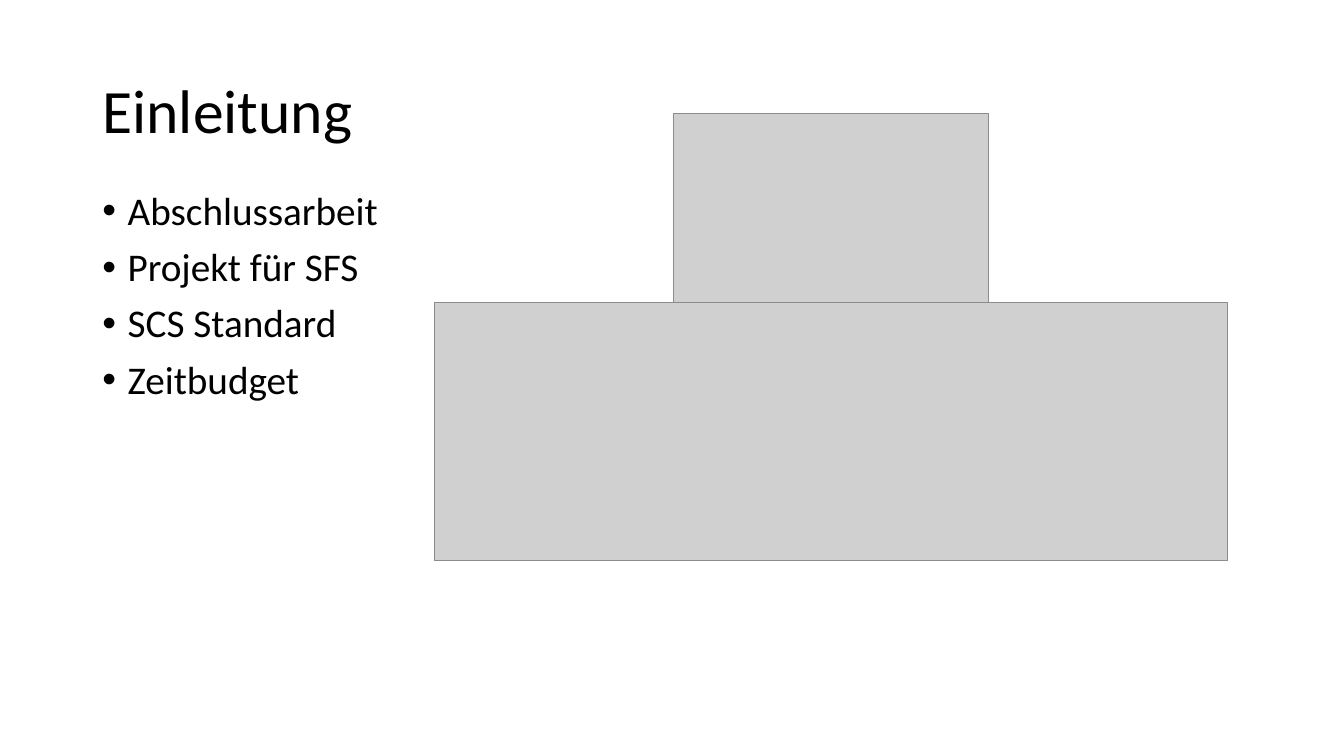
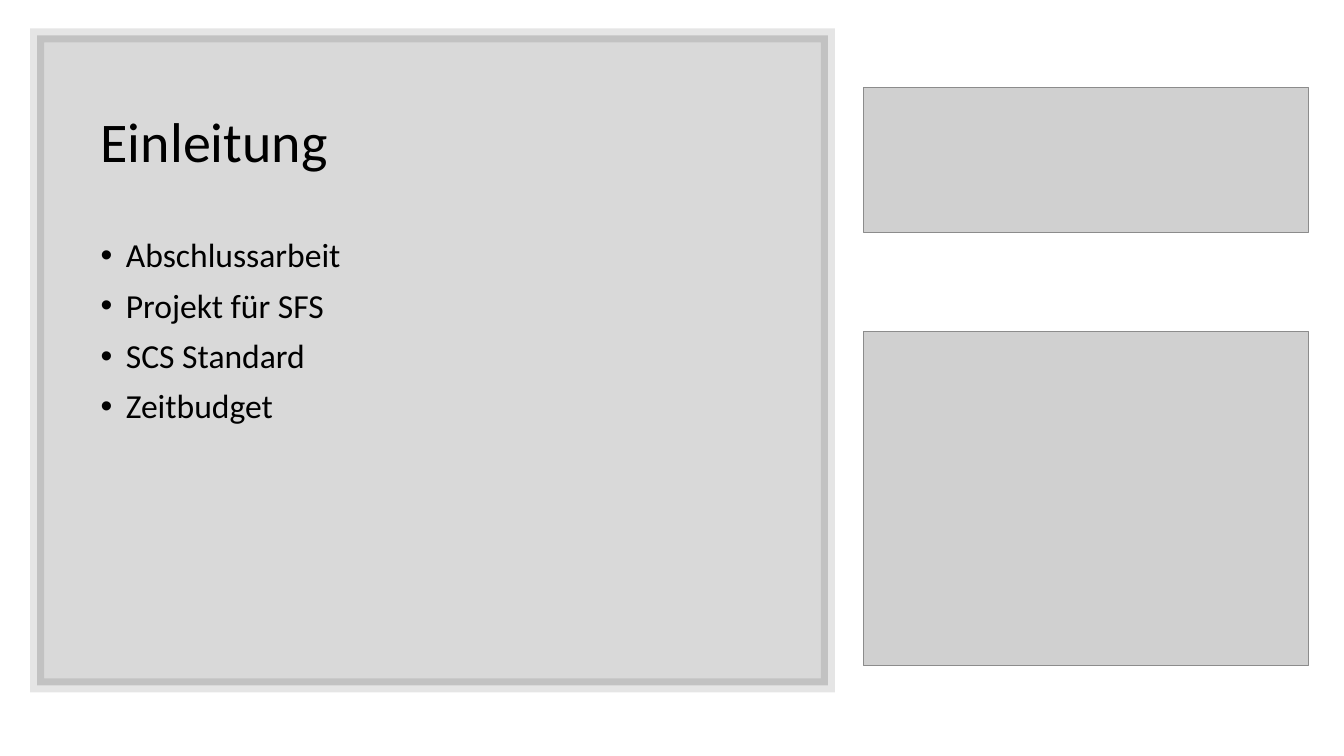
Before and after one commit to AkazeX/Schule, a slide deck: slide 2 of IPA.pptx. Drawn at 1344x756 pixels with LibreOffice and Linux fonts; fonts in the diff are those of the drawing; grey boxes stand for pictures. Boxes give left, top, right and bottom in pixels: in the first picture for what was removed or moved away, otherwise in the second. Text is boxed around its words. In the diff, an @@ line names an element or a change of style, - is before the commit and + after.

```diff
--- a/IPA.pptx
+++ b/IPA.pptx
@@ rectangle added at box(37, 35, 829, 686), fill #000000 at 15% opacity, outline #000000 10 pt @@
@@ title "Einleitung": place and size @@
-title "Einleitung" at box(102, 90, 352, 144)
+title "Einleitung" at box(101, 123, 328, 172)
@@ title "Einleitung" at box(101, 123, 328, 172): size 44 to 40 pt @@
@@ picture: place and size @@
-picture at box(435, 303, 1229, 562)
+picture at box(863, 88, 1309, 233)
@@ text "Abschlussarbeit": place and size @@
-text "Abschlussarbeit" at box(128, 197, 378, 401)
+text "Abschlussarbeit" at box(126, 243, 341, 424)
@@ text "Abschlussarbeit" at box(126, 243, 341, 424): size 28 to 24 pt @@
@@ picture: place and size @@
-picture at box(674, 113, 988, 349)
+picture at box(863, 332, 1309, 666)
```
Also in this commit, not shown: 18 other slides changed, 2 slides added, 1 slide removed, 1 other file.
